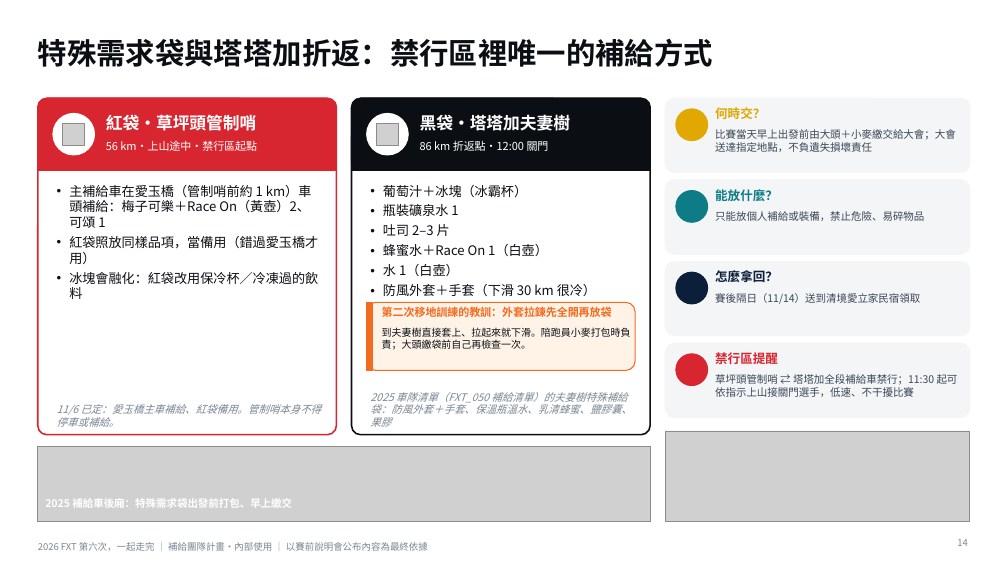
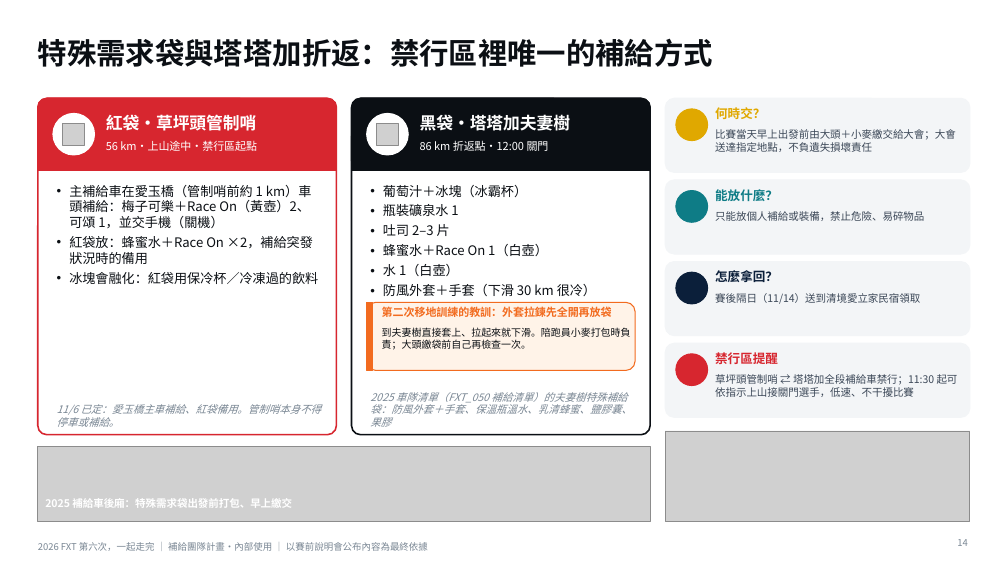
Before and after one commit to powermovebboy-sys/Race-site, a slide deck: slide 14 of deck/2026_FXT_第六次一起走完.pptx. Drawn at 1008x567 pixels with LibreOffice and Linux fonts; fonts in the diff are those of the drawing; grey boxes stand for pictures; background and template pictures are left out. Boxes give left, top, right and bottom in pixels: in the first picture for what was removed or moved away, otherwise in the second. Text is boxed around its words. In the diff, an @@ line names an element or a change of style, - is before the commit and + after.

```diff
--- a/deck/2026_FXT_第六次一起走完.pptx
+++ b/deck/2026_FXT_第六次一起走完.pptx
@@ text at bbox=[69, 185, 318, 284]: text changed @@
-• 主補給車在愛玉橋（管制哨前約 1 km）車頭補給：梅子可樂＋Race On（黃壺）2、可頌 1
-• 紅袋照放同樣品項，當備用（錯過愛玉橋才用）
-• 冰塊會融化：紅袋改用保冷杯／冷凍過的飲料
+• 主補給車在愛玉橋（管制哨前約 1 km）車頭補給：梅子可樂＋Race On（黃壺）2、可頌 1，並交手機（關機）
+• 紅袋放：蜂蜜水＋Race On ×2，補給突發狀況時的備用
+• 冰塊會融化：紅袋用保冷杯／冷凍過的飲料
```
Also in this commit, not shown: 9 other slides changed, 3 other files.
